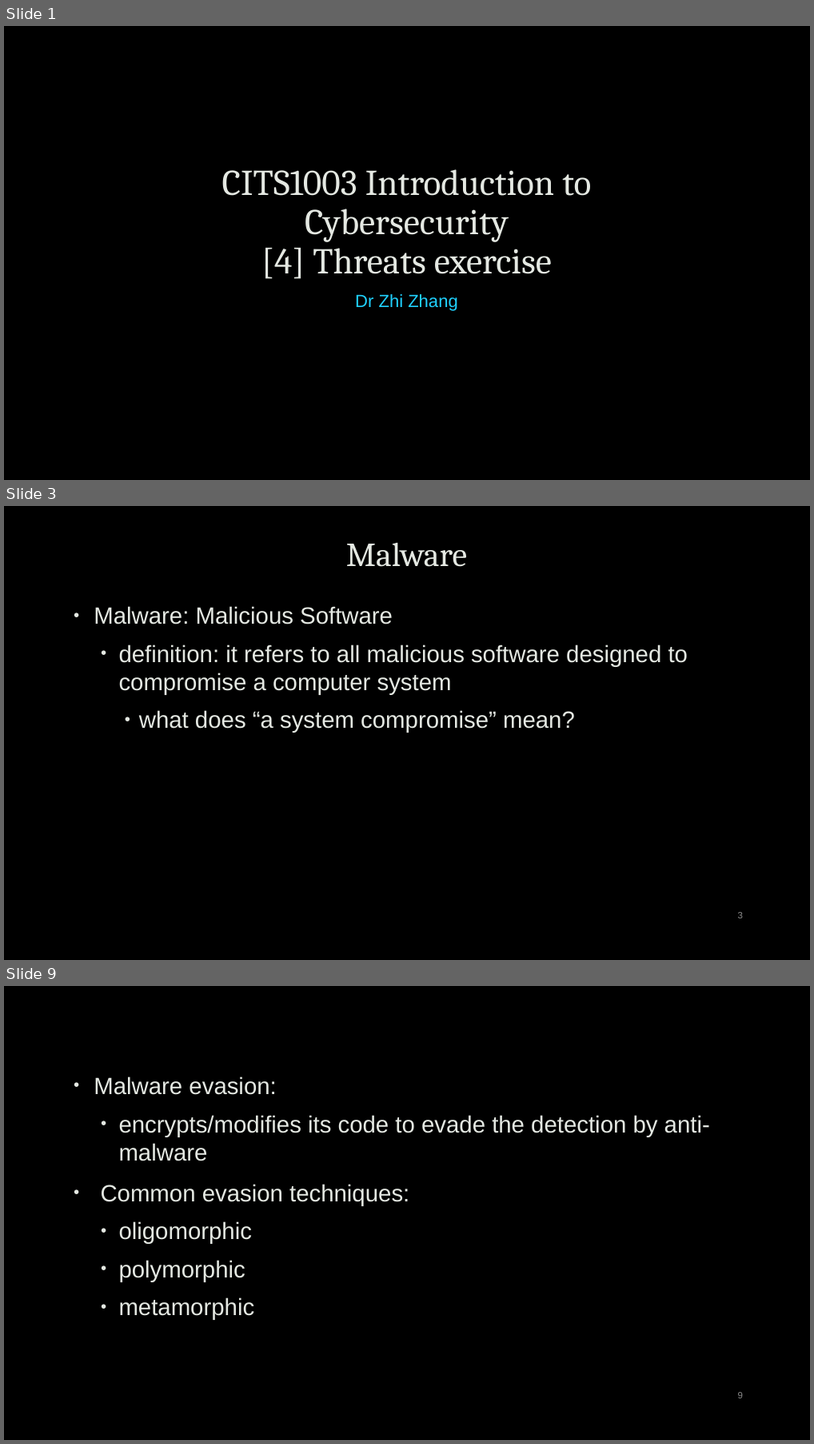
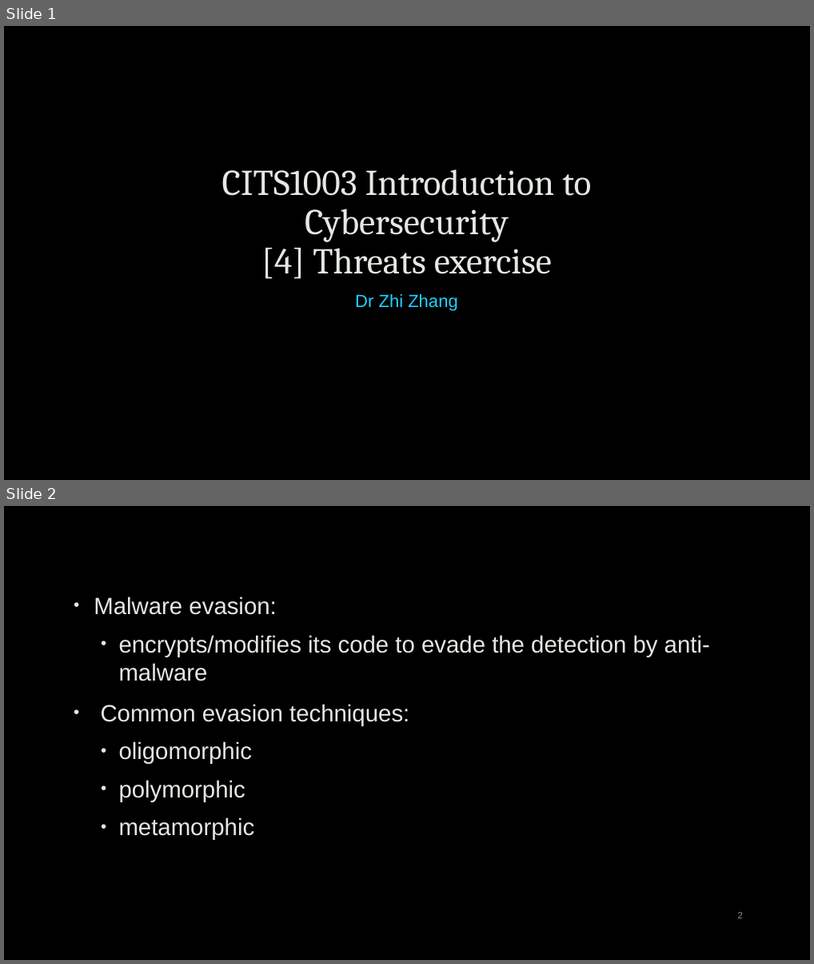
Before and after one commit to robert-mcknight/citx1003, a slide deck: cits1003-lecture_slides/CITS1003-5 Threats - exercises.pptx. Shown one above the other, each under a label of ours: slides 1, 3 and 9 before the commit, slides 1 and 2 after it; the slides between them are not shown. The pictures are 814x1444 and 814x964 pixels, drawn with LibreOffice and Linux fonts; fonts in the diff are those of the drawing; background and template pictures are left out. Boxes give left, top, right and bottom in pixels: in the first picture for what was removed or moved away, otherwise in the second. Text is boxed around its words. In the diff, an @@ line names an element or a change of style, - is before the commit and + after.

```diff
--- a/cits1003-lecture_slides/CITS1003-5 Threats - exercises.pptx
+++ b/cits1003-lecture_slides/CITS1003-5 Threats - exercises.pptx
@@ slide 3 removed at [4, 506, 810, 960], background picture (left out) @@
@@ title removed at [346, 543, 467, 567] @@
-Malware
@@ text removed at [94, 606, 688, 732] @@
-• Malware: Malicious Software
-  • definition: it refers to all malicious software designed to compromise a computer system
-    • what does “a system compromise” mean?
@@ page number removed at [738, 912, 743, 918] @@
-3
@@ what was slide 9 is now slide 2 @@
@@ page number at [738, 912, 743, 918]: text changed @@
-9
+2
```
Also in this commit, not shown: 2 slides changed, 6 other slides removed, 5 other files.
